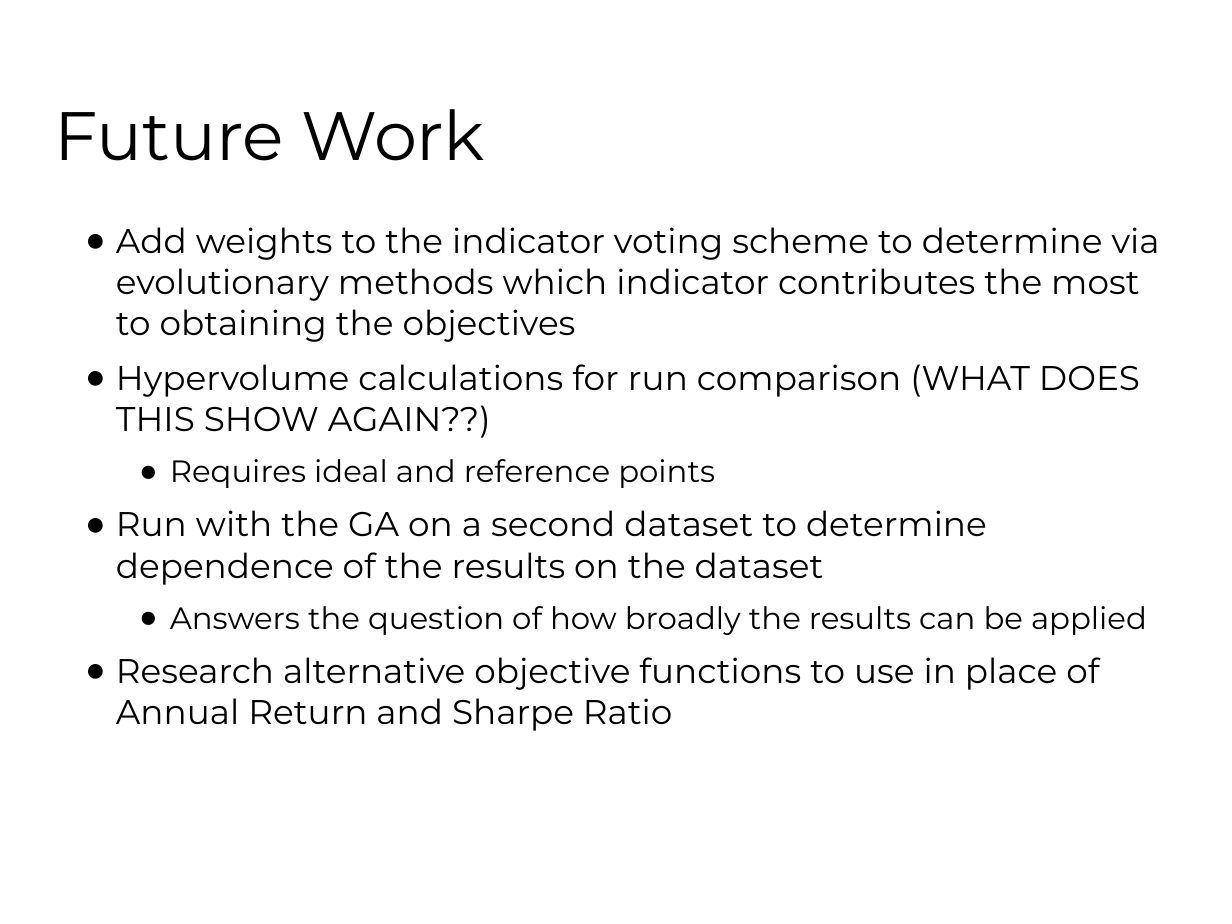
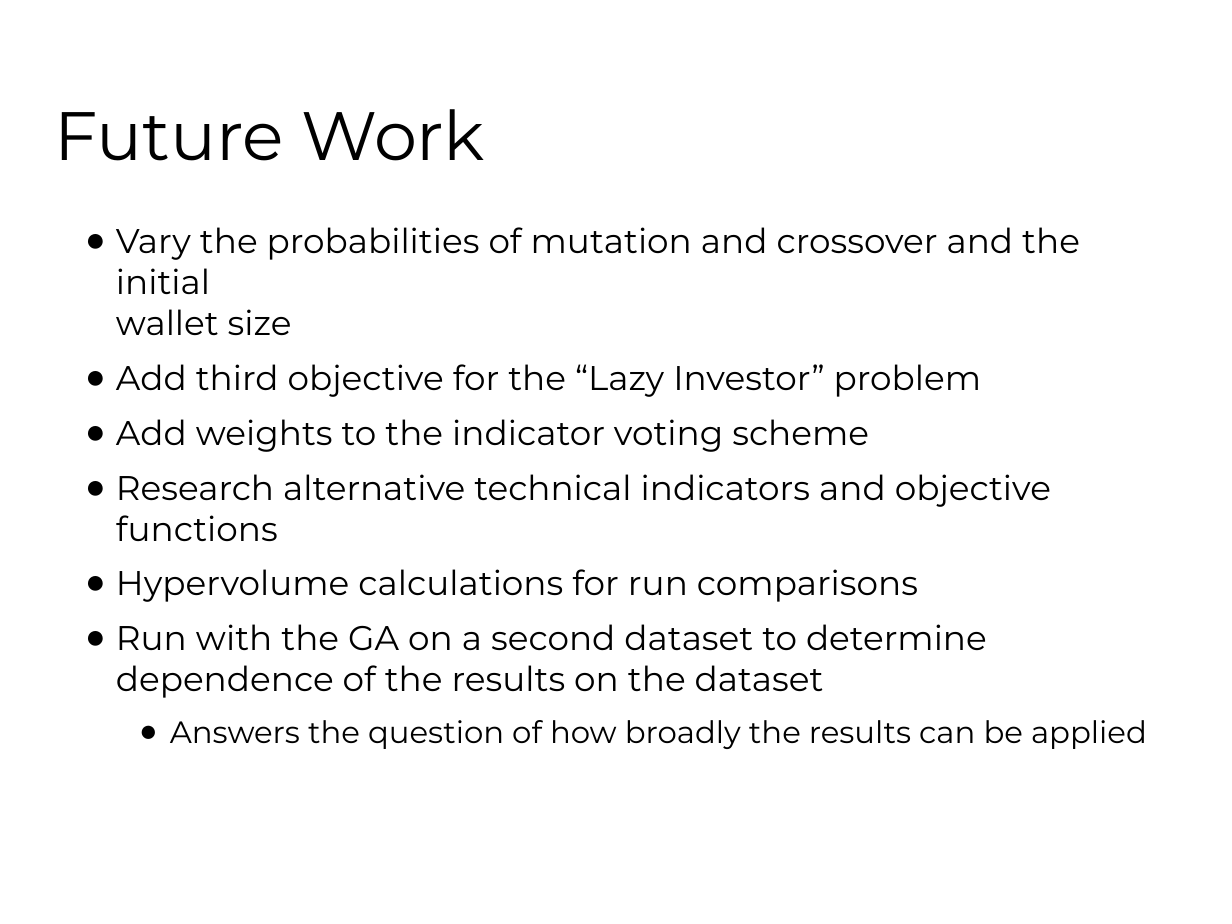
Before and after one commit to fhh23/Evolving-Stock-Market-Indicators-Using-Multi-Objective-Genetic-Algorithms, a slide deck: slide 29 of CSE848_Hormasji_Reiff_ProjectPresentation.pptx (slide 28 before the commit). Drawn at 1232x924 pixels with LibreOffice and Linux fonts; fonts in the diff are those of the drawing; background and template pictures are left out. Boxes give left, top, right and bottom in pixels: in the first picture for what was removed or moved away, otherwise in the second. Text is boxed around its words. In the diff, an @@ line names an element or a change of style, - is before the commit and + after.

Commit message:
Added results and indicators to the PPT.

```diff
--- a/CSE848_Hormasji_Reiff_ProjectPresentation.pptx
+++ b/CSE848_Hormasji_Reiff_ProjectPresentation.pptx
@@ text at (x1=116, y1=227, x2=1080, y2=602): text changed @@
-● Add weights to the indicator voting scheme to determine via evolutionary methods which indicator contributes the most to obtaining the objectives
-● Hypervolume calculations for run comparison (WHAT DOES THIS SHOW AGAIN??)
-  ● Requires ideal and reference points
+● Vary the probabilities of mutation and crossover and the initial
+  wallet size
+● Add third objective for the “Lazy Investor” problem
+● Add weights to the indicator voting scheme
+● Research alternative technical indicators and objective functions
+● Hypervolume calculations for run comparisons
@@ text at (x1=116, y1=657, x2=1099, y2=731): paragraph removed @@
-● Research alternative objective functions to use in place of Annual Return and Sharpe Ratio
```
Also in this commit, not shown: 5 other slides changed, 1 slide added, 1 other file.
